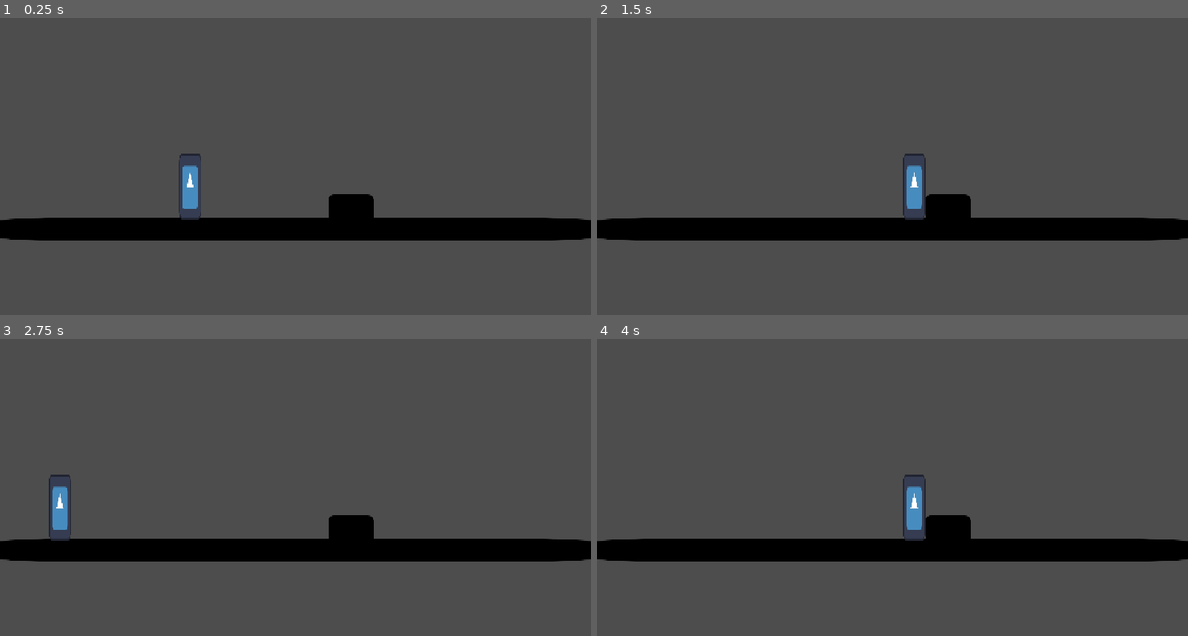
Above: before the commit, frames 1-4 (two rows, left to right).
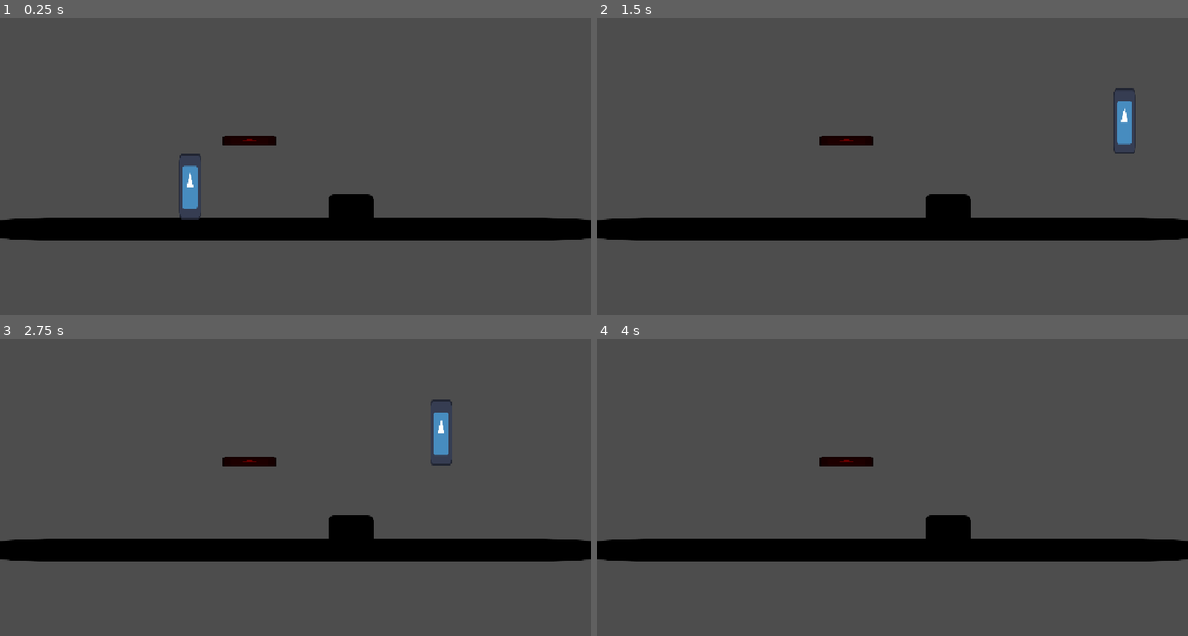
Above: after the commit, the same moments.

Repository: Medcro/GameBijiWIDAI2026
Game: Godot game, scene res://scenes/main.tscn
Two runs of this game, one before a commit and one after it. Both use one fixed random seed, a clock stepped at 60 frames per second and the inputs below. The engine's default icon, where the game draws it, is replaced by a stand-in: a white triangle on a blue panel in a dark square.
Inputs:
- Up to frame 1 (0.25 s): no input
- Up to frame 2 (1.5 s): tap Enter at 0.5 s; hold Right (ui_right) from 0.53 s (still down); tap Z (Dash) at 0.6, 1.35 s; tap C (Jump) at 0.77 s
- Up to frame 3 (2.75 s): tap C (Jump) at 1.52 s; tap Space at 2 s; release Right (ui_right) at 2.03 s; hold Left (ui_left) from 2.03 s (still down); tap Z (Dash) at 2.1 s
- Up to frame 4 (4 s): release Left (ui_left) at 2.78 s; hold Right (ui_right) from 2.78 s (still down); tap Z (Dash) at 2.85, 3.6 s; tap C (Jump) at 3.02, 3.77 s

The runs differ from the first frame. In frame 1, 0.3% of the frame differs, in the area x 37-47%, y 39-43%; in frame 2, 1.3%, in the area x 37-92%, y 23-68%; in frame 3, 1.2%; in frame 4, 0.8%.

Commit message:
Basic Movement
fixed jump mechanic
added functional drop-down platform
fixed dash range

Diff:
--- /dev/null
+++ b/scenes/drop_down_platform.tscn
@@ -0,0 +1,20 @@
+[gd_scene load_steps=3 format=3 uid="uid://bidb6vs2t4uaw"]
+
+[ext_resource type="Texture2D" uid="uid://5w0yxw8w6x31" path="res://assets/icon.svg" id="1_shn5l"]
+
+[sub_resource type="RectangleShape2D" id="RectangleShape2D_rvkj4"]
+size = Vector2(105, 55.652176)
+
+[node name="DropDownPlatform" type="StaticBody2D"]
+
+[node name="Sprite2D" type="Sprite2D" parent="."]
+modulate = Color(0.4117647, 0, 0, 1)
+position = Vector2(0.50000113, 0.0921075)
+scale = Vector2(0.82031244, 0.15111017)
+texture = ExtResource("1_shn5l")
+
+[node name="CollisionShape2D" type="CollisionShape2D" parent="."]
+position = Vector2(0.5, 2.3841858e-07)
+scale = Vector2(1, 0.359375)
+shape = SubResource("RectangleShape2D_rvkj4")
+one_way_collision = true
--- a/scenes/main.tscn
+++ b/scenes/main.tscn
@@ -1,16 +1,20 @@
-[gd_scene load_steps=4 format=3 uid="uid://r8gk7inos0cq"]
+[gd_scene load_steps=5 format=3 uid="uid://r8gk7inos0cq"]
 
 [ext_resource type="PackedScene" uid="uid://cv3ekrp0fcc0o" path="res://scenes/floor.tscn" id="1_0wfyh"]
 [ext_resource type="PackedScene" uid="uid://dxl1dmwln6gom" path="res://scenes/player.tscn" id="2_sugp2"]
 [ext_resource type="PackedScene" uid="uid://bmylvoan1tfh4" path="res://scenes/platform.tscn" id="3_sugp2"]
+[ext_resource type="PackedScene" uid="uid://bidb6vs2t4uaw" path="res://scenes/drop_down_platform.tscn" id="4_jyhfs"]
 
 [node name="main" type="Node2D"]
 
 [node name="Floor" parent="." instance=ExtResource("1_0wfyh")]
 position = Vector2(546, 481)
 
+[node name="Platform" parent="." instance=ExtResource("3_sugp2")]
+position = Vector2(684, 457)
+
+[node name="DropDownPlatform" parent="." instance=ExtResource("4_jyhfs")]
+position = Vector2(486, 308)
+
 [node name="Player" parent="." instance=ExtResource("2_sugp2")]
 position = Vector2(367, 387)
-
-[node name="Platform" parent="." instance=ExtResource("3_sugp2")]
-position = Vector2(684, 457)
--- a/scripts/player.gd
+++ b/scripts/player.gd
@@ -3,12 +3,12 @@
 # Base Attribute
 @export var hp : int = 5
 @export var speed : float = 500
-@export var jump : float = -350
+@export var jump : float = -500
 @export var gravity : float = 980
 
 # Dash Attribute
 @export var dash_speed : float = 1200.0
-@export var dash_duration : float = 0.2
+@export var dash_duration : float = 0.15
 @export var dash_cooldown : float = 0.25 # Variabel bebas (boleh diganti angkanya kalo rasanya kelamaan)
 var dash_timer : float = 0.0
 var dash_cooldown_timer : float = 0.0 # init
@@ -17,7 +17,7 @@
 
 # Essence Attributes
 @export var has_agility_essence : bool = false
-@export var has_flight_essence : bool = false
+@export var has_flight_essence : bool = true
 
 var is_invincible : bool = false
 var can_double_jump : bool = false
@@ -52,6 +52,9 @@
 		# can double jump
 		can_double_jump = true
 
+	if Input.is_action_just_pressed("ui_down") and is_on_floor():
+		position.y += 1.2
+
 	if Input.is_action_just_pressed("Jump") and not is_dashing:
 		if is_on_floor():
 			velocity.y = jump
@@ -64,12 +67,9 @@
 		velocity.x = facing_direction * dash_speed
 		velocity.y = 0
 	else:
-		if is_on_floor():
-			if direction:
-				velocity.x = direction * speed
-			else:
-				velocity.x = move_toward(velocity.x, 0, speed)
+		if direction:
+			velocity.x = direction * speed
 		else:
-			velocity.x = lerp(velocity.x, direction * speed, delta * 2.0)
+			velocity.x = move_toward(velocity.x, 0, speed)
 
 	move_and_slide()
